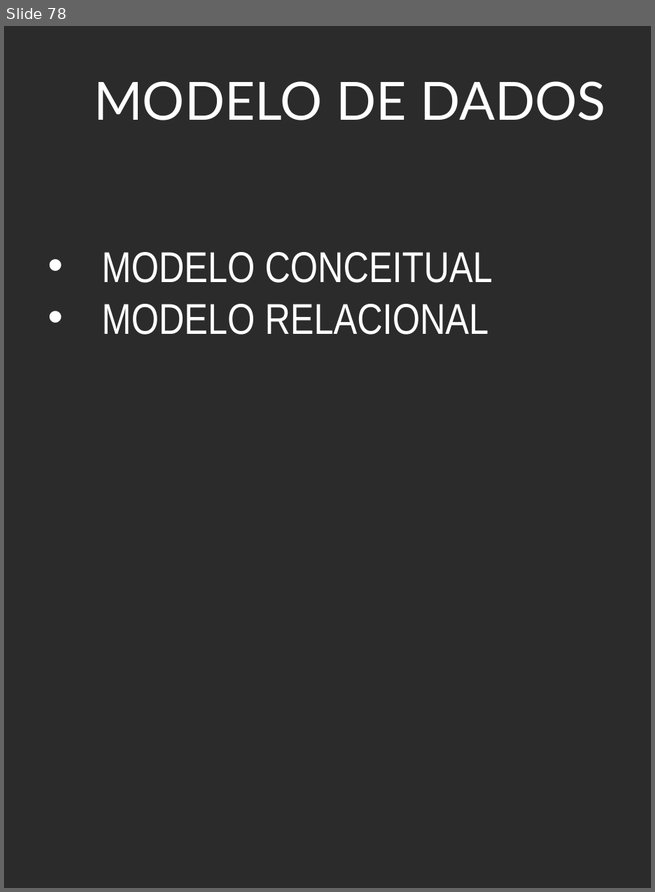
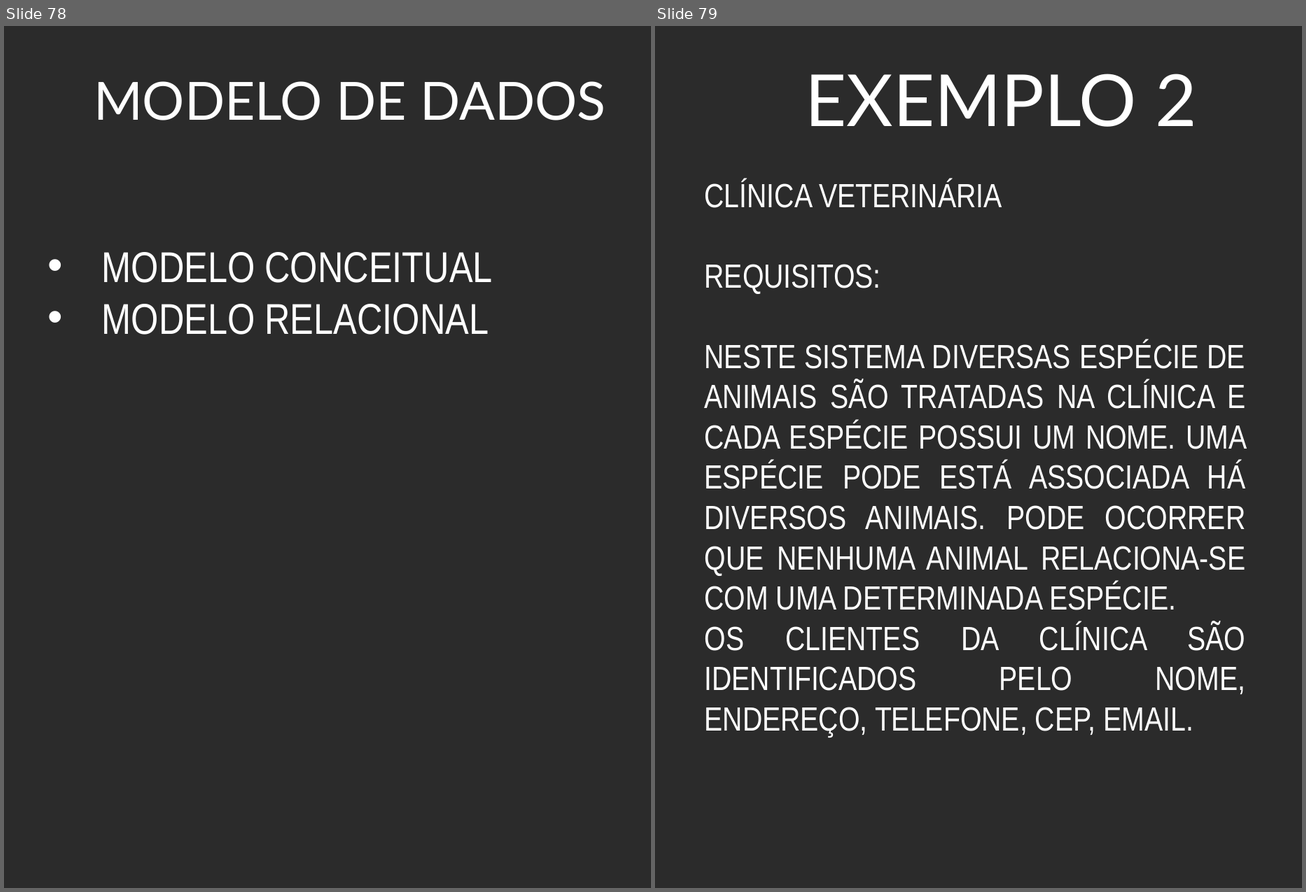
Before and after one commit to adilsonlopesoracle/BancodeDados_Gracas, a slide deck: BANCO DE DADOS_Atualizado.pptx. Shown side by side, each under a label of ours: slide 78 before the commit, slides 78 and 79 after it. The pictures are 655x892 and 1306x892 pixels, drawn with LibreOffice and Linux fonts; fonts in the diff are those of the drawing; background and template pictures are left out; a plain dark background stands for a picture behind light text. Boxes give left, top, right and bottom in pixels: in the first picture for what was removed or moved away, otherwise in the second. Text is boxed around its words. In the diff, an @@ line names an element or a change of style, - is before the commit and + after.

```diff
--- a/BANCO DE DADOS_Atualizado.pptx
+++ b/BANCO DE DADOS_Atualizado.pptx
@@ slide 79 added at (655, 26, 1302, 888), background picture (left out) @@
@@ title added at (805, 74, 1197, 127), 60 pt, text #FFFFFF @@
+EXEMPLO 2
@@ text added at (705, 180, 1247, 737), 28 pt, text #FFFFFF @@
+CLÍNICA VETERINÁRIA
+REQUISITOS:
+NESTE SISTEMA DIVERSAS ESPÉCIE DE ANIMAIS SÃO TRATADAS NA CLÍNICA E CADA ESPÉCIE POSSUI UM NOME. UMA ESPÉCIE PODE ESTÁ ASSOCIADA HÁ DIVERSOS ANIMAIS. PODE OCORRER QUE NENHUMA ANIMAL RELACIONA-SE COM UMA DETERMINADA ESPÉCIE.
+OS CLIENTES DA CLÍNICA SÃO IDENTIFICADOS PELO NOME, ENDEREÇO, TELEFONE, CEP, EMAIL.
```
Also in this commit, not shown: 89 other slides added, 1 slide removed.
